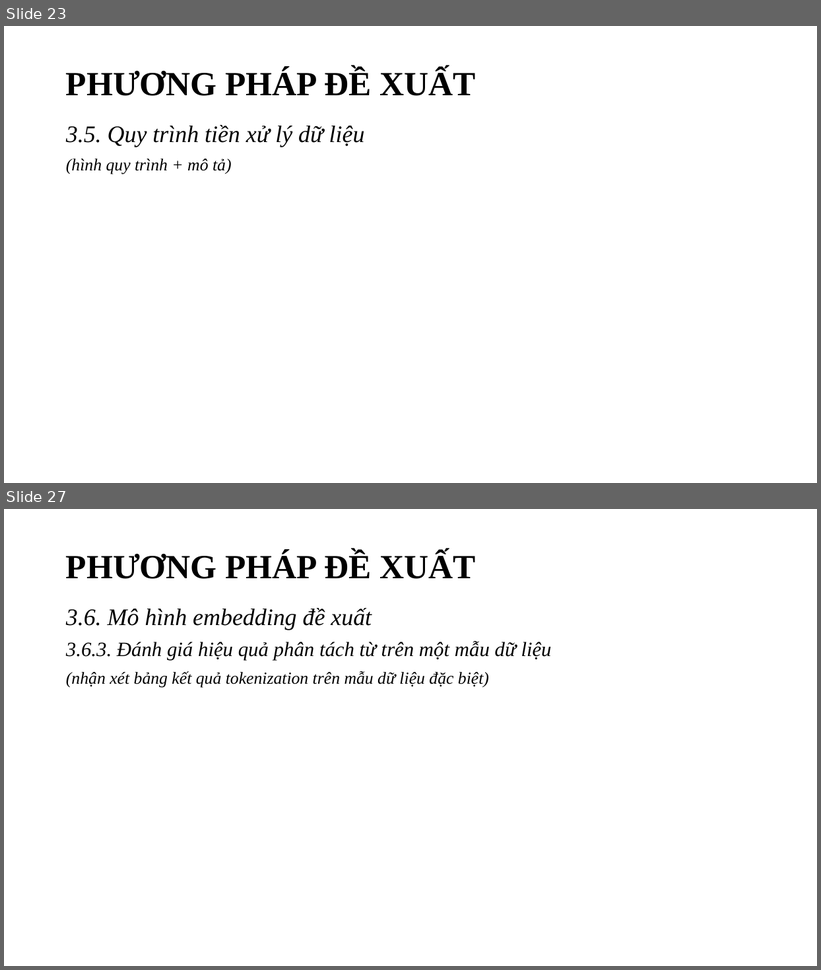
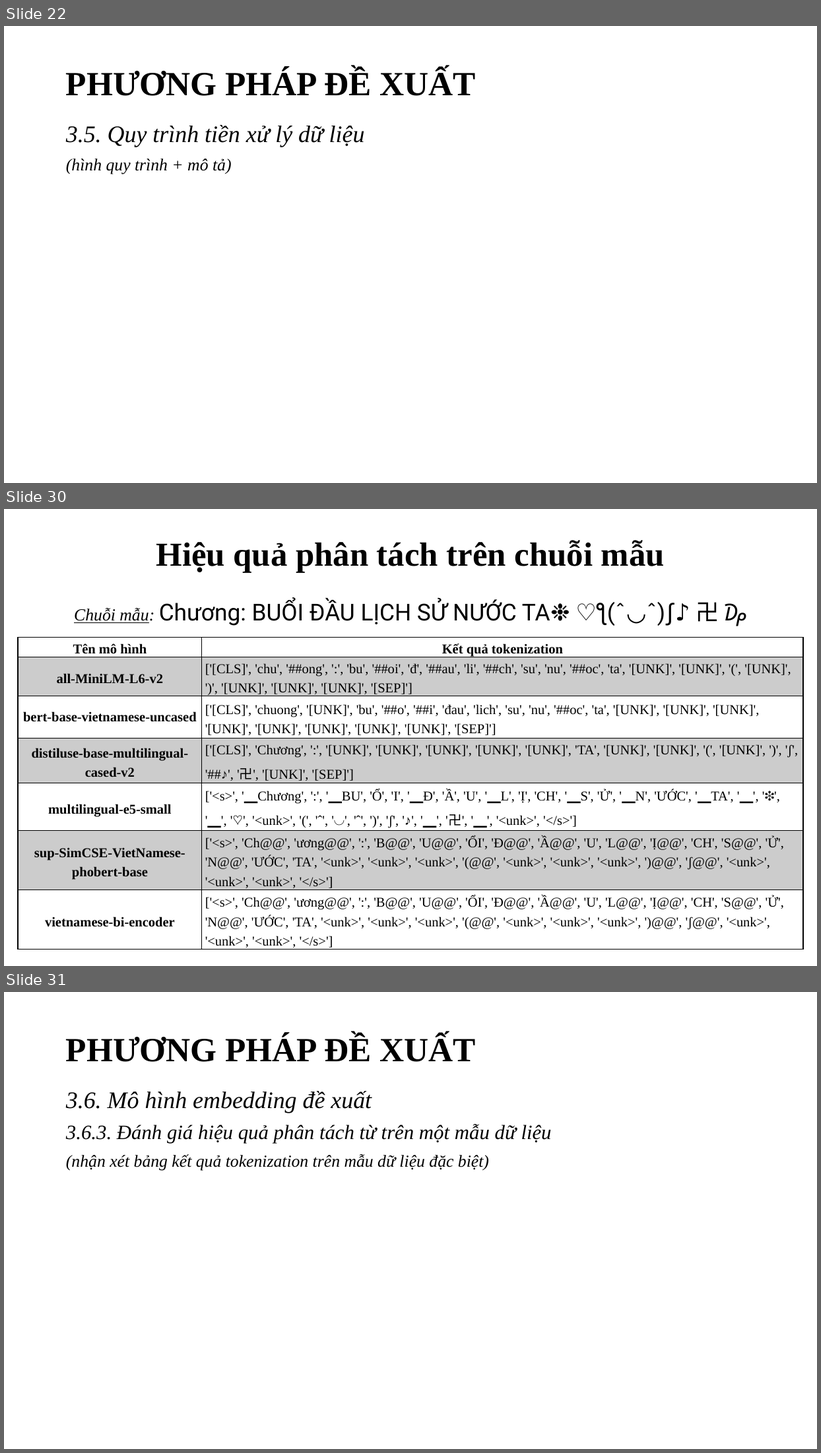
Before and after one commit to ngovanuc/Vietnamese_History_Chatbot, a slide deck: documents/slide bao cao v2.pptx. Shown one above the other, each under a label of ours: slides 23 and 27 before the commit, slides 22, 30 and 31 after it; the slides between them are not shown. The pictures are 821x970 and 821x1453 pixels, drawn with LibreOffice and Linux fonts; fonts in the diff are those of the drawing. Boxes give left, top, right and bottom in pixels: in the first picture for what was removed or moved away, otherwise in the second. Text is boxed around its words. In the diff, an @@ line names an element or a change of style, - is before the commit and + after.

```diff
--- a/documents/slide bao cao v2.pptx
+++ b/documents/slide bao cao v2.pptx
@@ slide 30 added at box(4, 509, 817, 966), background #FFFFFF @@
@@ title added at box(156, 540, 665, 572), 39.6 pt, text #000000, bold @@
+Hiệu quả phân tách trên chuỗi mẫu
@@ text added at box(74, 599, 719, 626), 27.5 pt, text #000000 @@
+Chuỗi mẫu: Chương: BUỔI ĐẦU LỊCH SỬ NƯỚC TA❉ ♡ƪ(ˆ◡ˆ)ʃ♪ 卍 ₯
@@ table added at box(18, 637, 804, 953), 7 rows, 2 columns @@
+Tên mô hình | Kết quả tokenization
+all-MiniLM-L6-v2 | ['[CLS]', 'chu', '##ong', ':', 'bu', '##oi', 'đ', '##au', 'li', '##ch', 'su', 'nu', '##oc', 'ta', '[UNK]', '[UNK]', '(', '[UNK]', ')', '[UNK]', '[UNK]', '[UNK]', '[SEP]']
+bert-base-vietnamese-uncased | ['[CLS]', 'chuong', '[UNK]', 'bu', '##o', '##i', 'đau', 'lich', 'su', 'nu', '##oc', 'ta', '[UNK]', '[UNK]', '[UNK]', '[UNK]', '[UNK]', '[UNK]', '[UNK]', '[UNK]', '[SEP]']
+distiluse-base-multilingual-cased-v2 | ['[CLS]', 'Chương', ':', '[UNK]', '[UNK]', '[UNK]', '[UNK]', '[UNK]', 'TA', '[UNK]', '[UNK]', '(', '[UNK]', ')', 'ʃ', '##♪', '卍', '[UNK]', '[SEP]']
+multilingual-e5-small | ['<s>', '▁Chương', ':', '▁BU', 'Ổ', 'I', '▁Đ', 'Ầ', 'U', '▁L', 'Ị', 'CH', '▁S', 'Ử', '▁N', 'ƯỚC', '▁TA', '▁', '❉', '▁', '♡', '<unk>', '(', 'ˆ', '◡', 'ˆ', ')', 'ʃ', '♪', '▁', '卍', '▁', '<unk>', '</s>']
+sup-SimCSE-VietNamese-phobert-base | ['<s>', 'Ch@@', 'ương@@', ':', 'B@@', 'U@@', 'ỔI', 'Đ@@', 'Ầ@@', 'U', 'L@@', 'Ị@@', 'CH', 'S@@', 'Ử', 'N@@', 'ƯỚC', 'TA', '<unk>', '<unk>', '<unk>', '(@@', '<unk>', '<unk>', '<unk>', ')@@', 'ʃ@@', '<unk>', '<unk>', '<unk>', '</s>']
+vietnamese-bi-encoder | ['<s>', 'Ch@@', 'ương@@', ':', 'B@@', 'U@@', 'ỔI', 'Đ@@', 'Ầ@@', 'U', 'L@@', 'Ị@@', 'CH', 'S@@', 'Ử', 'N@@', 'ƯỚC', 'TA', '<unk>', '<unk>', '<unk>', '(@@', '<unk>', '<unk>', '<unk>', ')@@', 'ʃ@@', '<unk>', '<unk>', '<unk>', '</s>']
@@ what was slide 23 is now slide 22 @@
@@ what was slide 27 is now slide 31 @@
```
Also in this commit, not shown: 16 slides changed, 9 other slides added, 7 slides removed.
